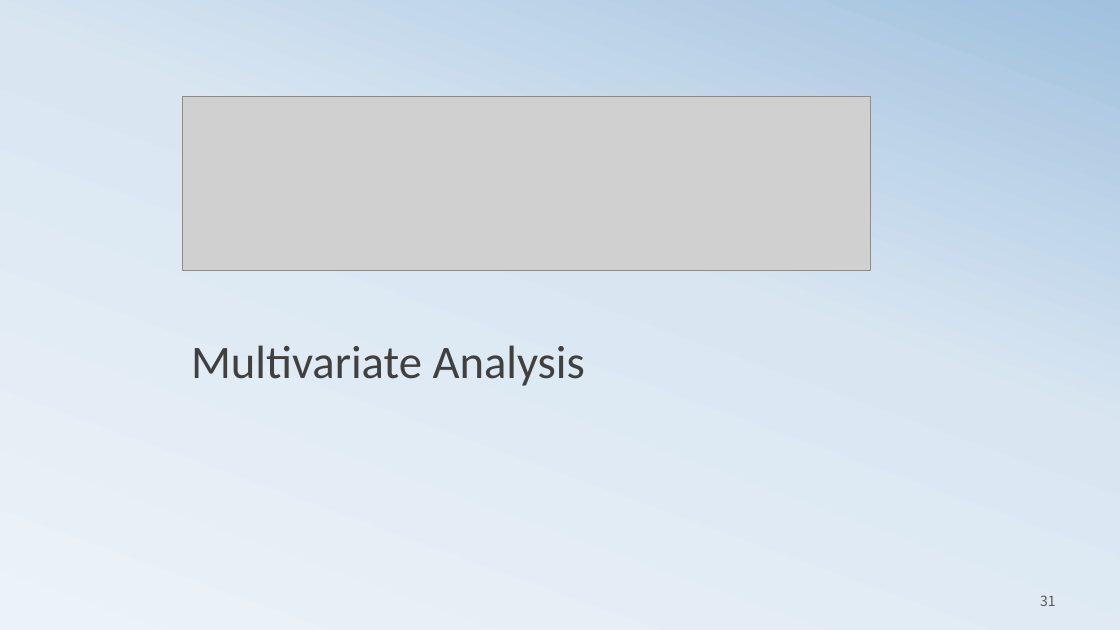
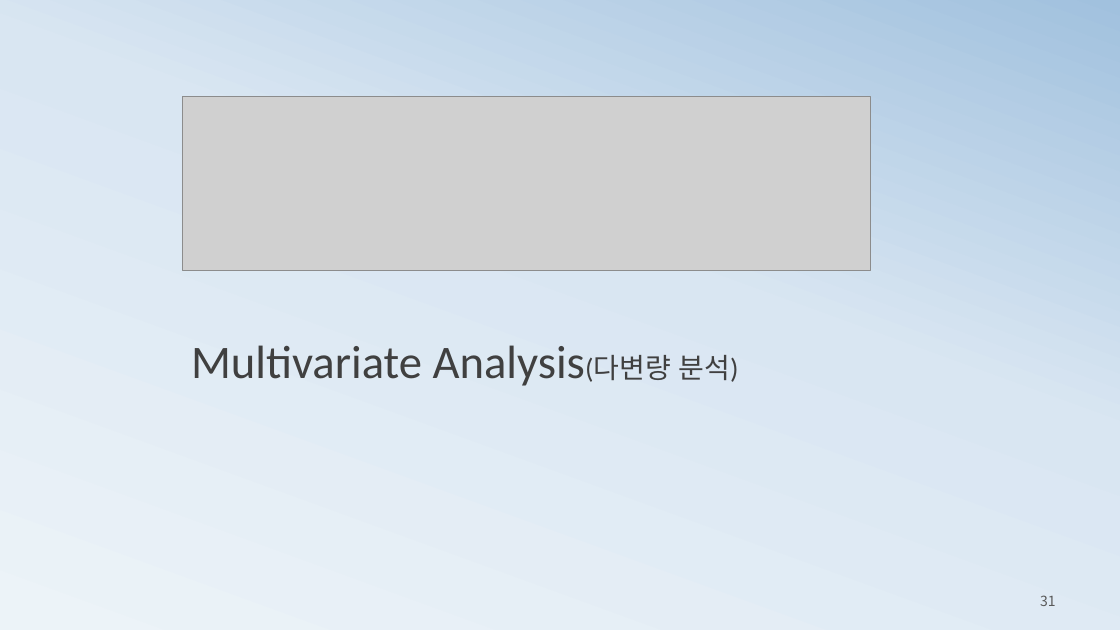
Before and after one commit to ancestor9/mathematics-for-machine-learning, a slide deck: slide 31 of 1_statistics for machine learning.pptx. Drawn at 1120x630 pixels with LibreOffice and Linux fonts; fonts in the diff are those of the drawing; grey boxes stand for pictures. Boxes give left, top, right and bottom in pixels: in the first picture for what was removed or moved away, otherwise in the second. Text is boxed around its words. In the diff, an @@ line names an element or a change of style, - is before the commit and + after.

```diff
--- a/1_statistics for machine learning.pptx
+++ b/1_statistics for machine learning.pptx
@@ text at bbox=[191, 345, 739, 386]: text changed @@
-Multivariate Analysis
+Multivariate Analysis(다변량 분석)
```
Also in this commit, not shown: 8 other slides changed, 2 slides added, 1 slide removed.
